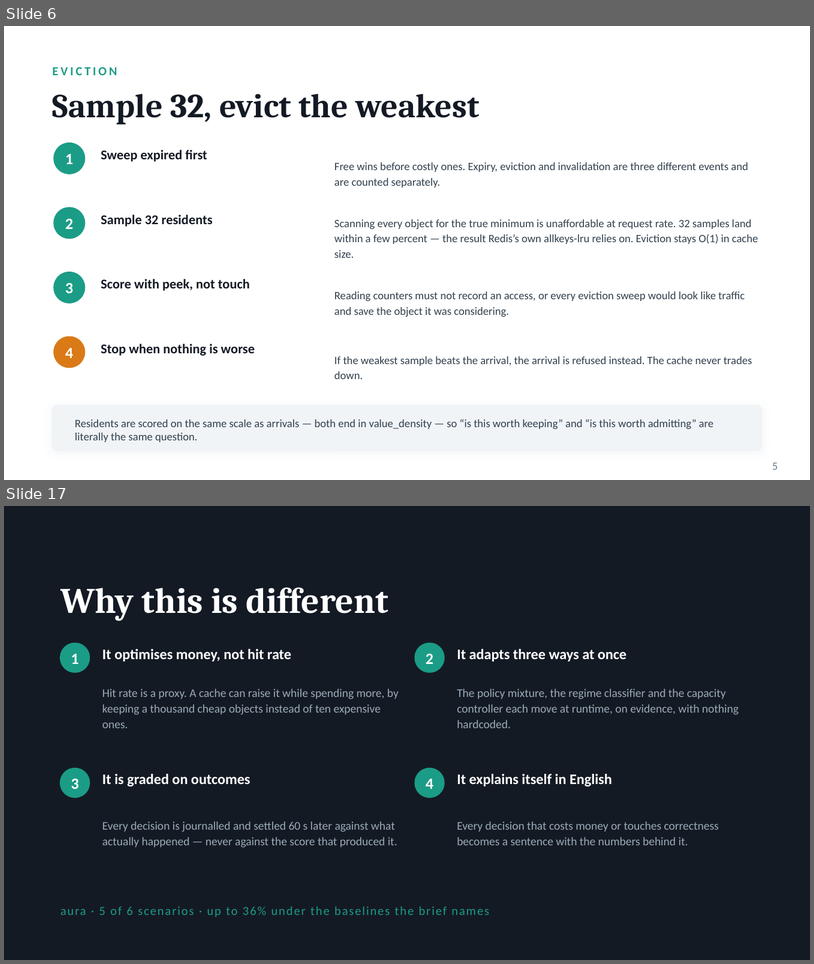
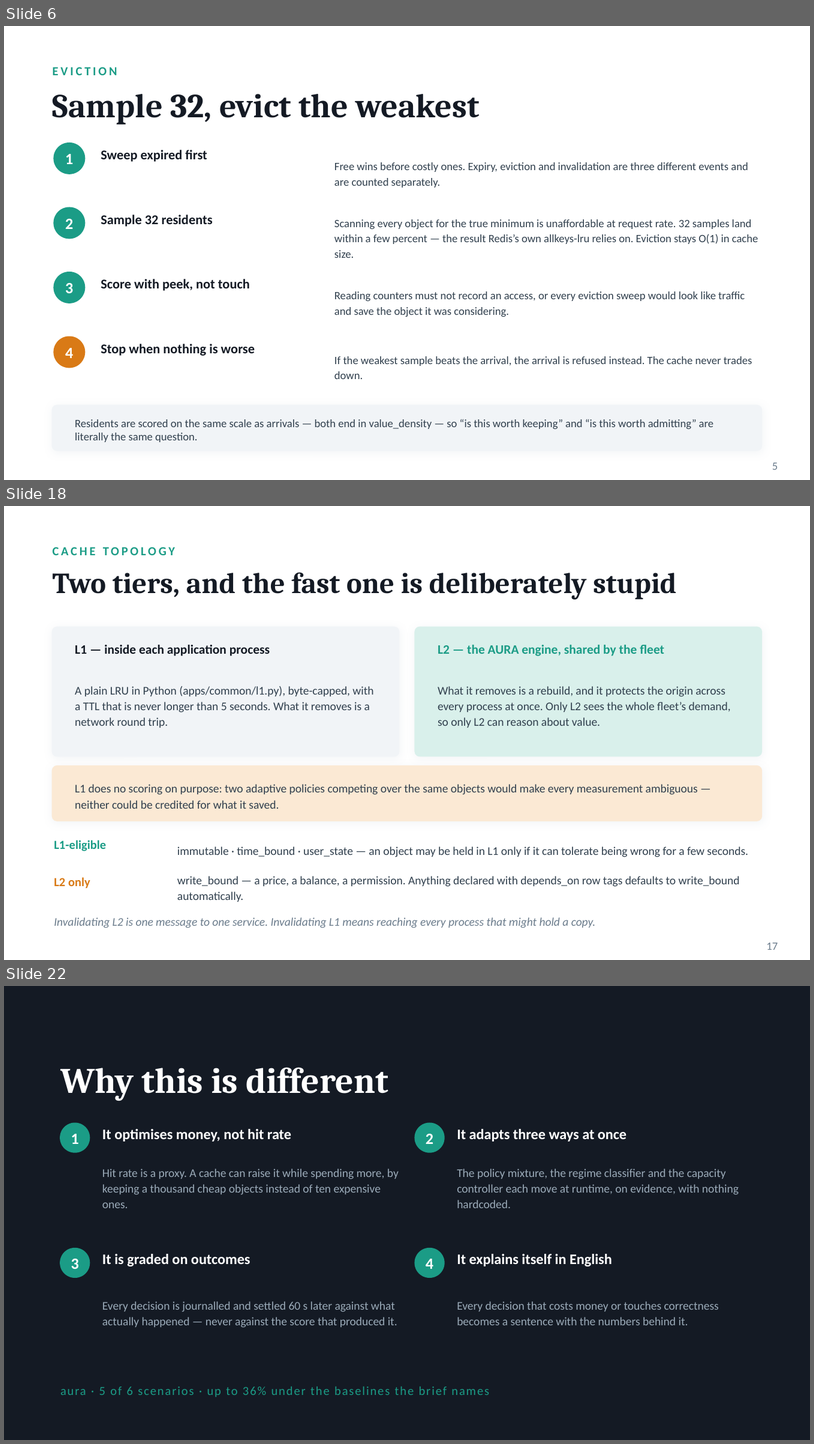
Before and after one commit to officialayush23/VH26-KalaDhua, a slide deck: docs/AURA.pptx. Shown one above the other, each under a label of ours: slides 6 and 17 before the commit, slides 6, 18 and 22 after it; the slides between them are not shown. The pictures are 814x964 and 814x1444 pixels, drawn with LibreOffice and Linux fonts; fonts in the diff are those of the drawing. Boxes give left, top, right and bottom in pixels: in the first picture for what was removed or moved away, otherwise in the second. Text is boxed around its words. In the diff, an @@ line names an element or a change of style, - is before the commit and + after.

```diff
--- a/docs/AURA.pptx
+++ b/docs/AURA.pptx
@@ slide 18 added at bbox=[4, 506, 810, 960], background #FFFFFF @@
@@ text added at bbox=[53, 547, 175, 555], 11 pt, text #1B9C86, bold @@
+CACHE TOPOLOGY
@@ text added at bbox=[53, 572, 677, 599], 26 pt, text #141A24, bold @@
+Two tiers, and the fast one is deliberately stupid
@@ rounded rectangle added at bbox=[53, 627, 399, 756], fill #F1F4F7, outline #F1F4F7 1 pt @@
@@ rounded rectangle added at bbox=[415, 627, 762, 756], fill #D9F0EB, outline #D9F0EB 1 pt @@
@@ text added at bbox=[75, 645, 270, 656], 11.5 pt, text #141A24, bold @@
+L1 — inside each application process
@@ text added at bbox=[438, 645, 665, 656], 11.5 pt, text #1B9C86, bold @@
+L2 — the AURA engine, shared by the fleet
@@ text added at bbox=[75, 686, 374, 727], 10.5 pt, text #31404E @@
+A plain LRU in Python (apps/common/l1.py), byte-capped, with a TTL that is never longer than 5 seconds. What it removes is a network round trip.
@@ text added at bbox=[438, 686, 731, 727], 10.5 pt, text #31404E @@
+What it removes is a rebuild, and it protects the origin across every process at once. Only L2 sees the whole fleet’s demand, so only L2 can reason about value.
@@ rounded rectangle added at bbox=[53, 766, 762, 820], fill #FBE9D4, outline #FBE9D4 1 pt @@
@@ text added at bbox=[75, 784, 698, 808], 10.5 pt, text #31404E @@
+L1 does no scoring on purpose: two adaptive policies competing over the same objects would make every measurement ambiguous — neither could be credited for what it saved.
@@ text added at bbox=[54, 840, 106, 851], 11 pt, text #1B9C86, bold @@
+L1-eligible
@@ text added at bbox=[177, 846, 749, 857], 10.5 pt, text #31404E @@
+immutable · time_bound · user_state — an object may be held in L1 only if it can tolerate being wrong for a few seconds.
@@ text added at bbox=[54, 877, 90, 888], 11 pt, text #D97A16, bold @@
+L2 only
@@ text added at bbox=[177, 876, 740, 901], 10.5 pt, text #31404E @@
+write_bound — a price, a balance, a permission. Anything declared with depends_on row tags defaults to write_bound automatically.
@@ text added at bbox=[54, 917, 596, 928], 10.5 pt, text #6B7C8C, italic @@
+Invalidating L2 is one message to one service. Invalidating L1 means reaching every process that might hold a copy.
@@ text added at bbox=[767, 942, 778, 949], 10 pt, text #6B7C8C @@
+17
@@ what was slide 17 is now slide 22 @@
```
Also in this commit, not shown: 10 slides changed, 5 other slides added, 11 other files.
